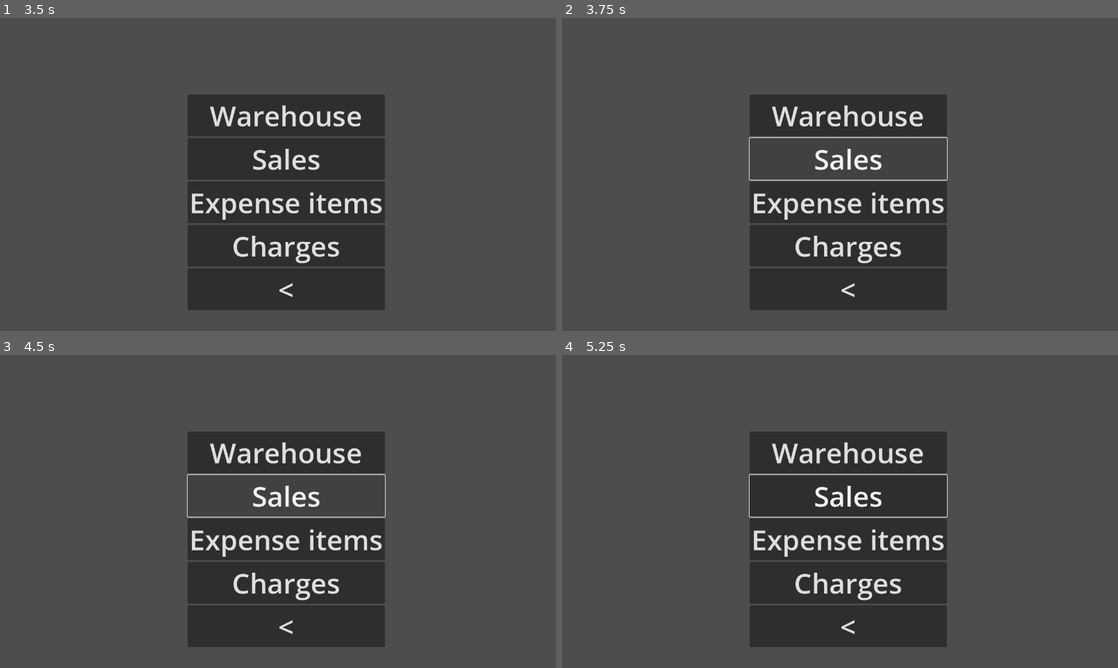
Above: before the commit, frames 1-4 (two rows, left to right).
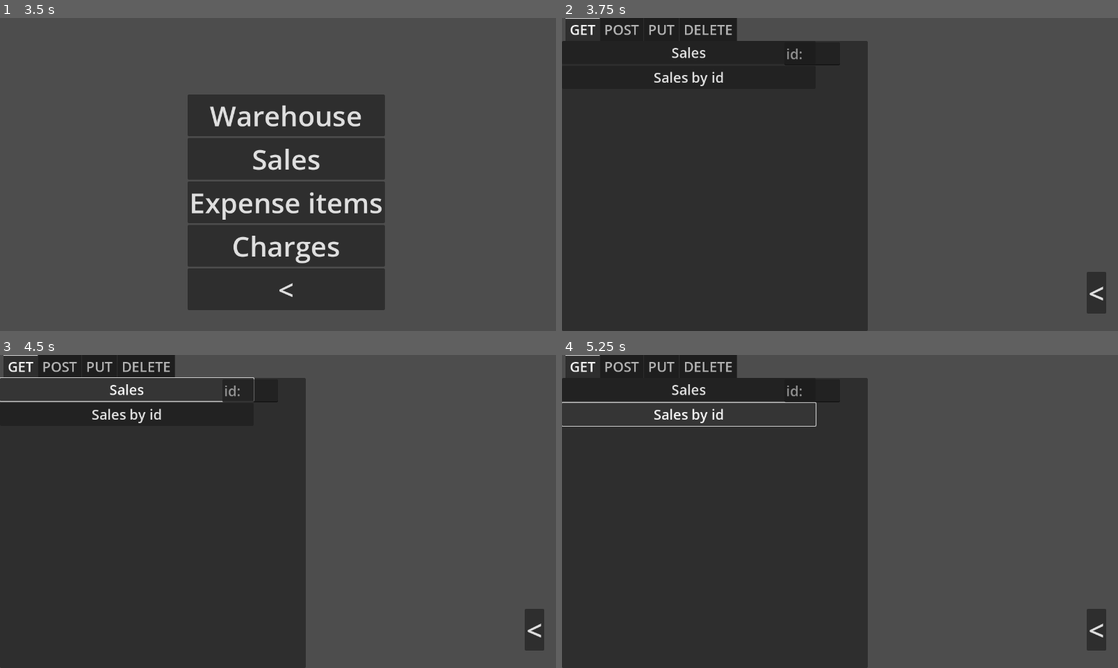
Above: after the commit, the same moments.

Repository: 0riginaln0/GuitarcollectorsClient
Game: Godot game, scene res://Scenes/StartWindow/StartWindow.tscn
Two runs of this game, one before a commit and one after it. Both use one fixed random seed, a clock stepped at 60 frames per second and the inputs below.
Inputs (mouse positions are in pixels of both pictures, inside the frame that each line leads up to):
- Up to frame 1 (3.5 s): click "Continue as a guest" at 0.5 s; click "Warehouse" at 1.25 s; click (261, 64) at 2.02 s; type "12" at 2.1 s; click (261, 89) at 2.25 s; type "Alex" at 2.33 s; click (261, 111) at 2.48 s; type "12" at 2.57 s; click "<" at 2.75 s
- Up to frame 2 (3.75 s): click "Sales" at 3.5 s
- Up to frame 3 (4.5 s): click "Sales" at 4.25 s
- Up to frame 4 (5.25 s): click (689, 414) at 5 s, where only the run after the commit has a clickable "Sales by id"

Frame 1 is identical in both runs. In frame 2, 49% of the frame differs, in the area x 0-98%, y 0-100%; in frame 3, 46%; in frame 4, 47%.

Commit message:
sales api 100% covered

Diff:
--- /dev/null
+++ b/Scenes/RequestsWindow/Categories/Sales.gd
@@ -0,0 +1,102 @@
+extends Control
+
+
+func _on_sales_button_up() -> void:
+	var url = ("http://localhost:8080/api/sales/")
+	$Request.get_request(url)
+
+
+func _on_sales_by_id_button_up() -> void:
+	var url = ("http://localhost:8080/api/sales/" + $TabContainer/GET/SaleId.text)
+	$Request.get_request(url)
+
+
+func _on_add_sale_button_up() -> void:
+	var url = ("http://localhost:8080/api/sales/")
+	var json = {
+		"quantity": $TabContainer/POST/Quantity.text,
+		"warehouse": {
+			"id": $TabContainer/POST/ProductId.text
+		}
+	}
+	$Request.post_request(url, str(json))
+
+
+func _on_add_sale_percentage_discount_button_up() -> void:
+	var url = ("http://localhost:8080/api/sales/percentage-discount/" + $TabContainer/POST/PercentageDiscount.text)
+	var json = {
+		"quantity": $TabContainer/POST/Quantity.text,
+		"warehouse": {
+			"id": $TabContainer/POST/ProductId.text
+		}
+	}
+	$Request.post_request(url, str(json))
+
+
+func _on_add_sale_absolute_discount_button_up() -> void:
+	var url = ("http://localhost:8080/api/sales/absolute-discount/" + $TabContainer/POST/AbsoluteDiscount.text)
+	var json = {
+		"quantity": $TabContainer/POST/Quantity.text,
+		"warehouse": {
+			"id": $TabContainer/POST/ProductId.text
+		}
+	}
+	$Request.post_request(url, str(json))
+
+
+func _on_update_sale_button_up() -> void:
+	var url = ("http://localhost:8080/api/sales/" + $TabContainer/PUT/SaleId.text)
+	var json = {
+		"quantity": $TabContainer/PUT/Quantity.text,
+		"warehouse": {
+			"id": $TabContainer/PUT/ProductId.text
+		}
+	}
+	$Request.put_request(url, str(json))
+
+
+func _on_give_persentage_discount_button_up() -> void:
+	var url = ("http://localhost:8080/api/sales/" + $TabContainer/PUT/SaleId.text + "/percentage-discount/" + $TabContainer/PUT/PercentageDiscount.text)
+	$Request.put_request(url)
+
+
+func _on_give_absolute_discount_button_up() -> void:
+	var url = ("http://localhost:8080/api/sales/" + $TabContainer/PUT/SaleId.text + "/absolute-discount/" + $TabContainer/PUT/AbsoluteDiscount.text)
+	$Request.put_request(url)
+
+
+func _on_delete_sale_button_up() -> void:
+	var url = ("http://localhost:8080/api/sales/" + $TabContainer/DELETE/SaleId.text)
+	$Request.delete_request(url)
+
+
+func _on_button_button_up() -> void:
+	get_tree().change_scene_to_file("res://Scenes/RequestsWindow/ChooseCategory.tscn")
+
+
+func _on_request_response_ready() -> void:
+	$RichTextLabel.text = format_json(Response.get_response())
+
+func format_json(json_string: String) -> String:
+	var formatted_string: String = ""
+	var indent_level: int = 0
+	var in_quotes: bool = false
+
+	for i in range(json_string.length()):
+		var ch: String = json_string.substr(i, 1)
+		if ch == '"' and json_string.substr(i - 1, 1) != '\\':
+			in_quotes = not in_quotes
+		if not in_quotes:
+			if ch == '{' or ch == "[":
+				formatted_string += ch + '\n' + '\t'.repeat(indent_level + 1)
+				indent_level += 1
+			elif ch == '}' or ch ==']':
+				indent_level -= 1
+				formatted_string += '\n' + '\t'.repeat(indent_level) + ch
+			elif ch == ',':
+				formatted_string += ',' + '\n' + '\t'.repeat(indent_level)
+			else:
+				formatted_string += ch
+		else :
+			formatted_string += ch
+	return formatted_string
--- a/Scenes/RequestsWindow/Categories/Sales.tscn
+++ b/Scenes/RequestsWindow/Categories/Sales.tscn
@@ -1,4 +1,7 @@
-[gd_scene format=3 uid="uid://cdqonjlsoiiol"]
+[gd_scene load_steps=3 format=3 uid="uid://cvh4hqnyodxci"]
+
+[ext_resource type="Script" path="res://Scenes/RequestsWindow/Categories/Sales.gd" id="1_k3b6h"]
+[ext_resource type="PackedScene" uid="uid://dbt8fjrt4x517" path="res://Scenes/RequestsWindow/RequestPerformer.tscn" id="2_q3s0j"]
 
 [node name="Sales" type="Control"]
 layout_mode = 3
@@ -7,3 +10,235 @@
 anchor_bottom = 1.0
 grow_horizontal = 2
 grow_vertical = 2
+script = ExtResource("1_k3b6h")
+
+[node name="TabContainer" type="TabContainer" parent="."]
+layout_mode = 0
+offset_right = 704.0
+offset_bottom = 720.0
+theme_override_font_sizes/font_size = 32
+
+[node name="GET" type="TabBar" parent="TabContainer"]
+visible = false
+layout_mode = 2
+theme_override_font_sizes/font_size = 32
+
+[node name="VBoxContainer" type="VBoxContainer" parent="TabContainer/GET"]
+layout_mode = 0
+offset_right = 584.0
+offset_bottom = 667.0
+
+[node name="Sales" type="Button" parent="TabContainer/GET/VBoxContainer"]
+layout_mode = 2
+theme_override_font_sizes/font_size = 32
+text = "Sales"
+
+[node name="SalesById" type="Button" parent="TabContainer/GET/VBoxContainer"]
+layout_mode = 2
+theme_override_font_sizes/font_size = 32
+text = "Sales by id"
+
+[node name="SaleId" type="LineEdit" parent="TabContainer/GET"]
+layout_mode = 0
+offset_left = 512.0
+offset_top = 3.0
+offset_right = 579.063
+offset_bottom = 34.0
+theme_override_font_sizes/font_size = 32
+placeholder_text = "id:"
+expand_to_text_length = true
+
+[node name="POST" type="TabBar" parent="TabContainer"]
+visible = false
+layout_mode = 2
+theme_override_font_sizes/font_size = 32
+
+[node name="VBoxContainer" type="VBoxContainer" parent="TabContainer/POST"]
+layout_mode = 0
+offset_top = 56.0
+offset_right = 472.0
+offset_bottom = 720.0
+
+[node name="AddSale" type="Button" parent="TabContainer/POST/VBoxContainer"]
+layout_mode = 2
+theme_override_font_sizes/font_size = 32
+text = "Add sale"
+
+[node name="AddSalePercentageDiscount" type="Button" parent="TabContainer/POST/VBoxContainer"]
+layout_mode = 2
+theme_override_font_sizes/font_size = 32
+text = "Sell with persantage discount"
+
+[node name="AddSaleAbsoluteDiscount" type="Button" parent="TabContainer/POST/VBoxContainer"]
+layout_mode = 2
+theme_override_font_sizes/font_size = 32
+text = "Sell with absolute discount"
+
+[node name="Quantity" type="LineEdit" parent="TabContainer/POST"]
+layout_mode = 0
+offset_left = 488.0
+offset_top = 56.0
+offset_right = 666.0
+offset_bottom = 109.0
+theme_override_font_sizes/font_size = 32
+placeholder_text = "quantity:"
+expand_to_text_length = true
+
+[node name="ProductId" type="LineEdit" parent="TabContainer/POST"]
+layout_mode = 0
+offset_left = 488.0
+offset_top = 120.0
+offset_right = 695.0
+offset_bottom = 173.0
+theme_override_font_sizes/font_size = 32
+placeholder_text = "product id:"
+expand_to_text_length = true
+
+[node name="AbsoluteDiscount" type="LineEdit" parent="TabContainer/POST"]
+layout_mode = 0
+offset_left = 368.0
+offset_top = 264.0
+offset_right = 692.0
+offset_bottom = 317.0
+theme_override_font_sizes/font_size = 32
+placeholder_text = "absolute discount:"
+expand_to_text_length = true
+
+[node name="PercentageDiscount" type="LineEdit" parent="TabContainer/POST"]
+layout_mode = 0
+offset_left = 368.0
+offset_top = 320.0
+offset_right = 585.0
+offset_bottom = 373.0
+theme_override_font_sizes/font_size = 32
+placeholder_text = "% discount:"
+expand_to_text_length = true
+
+[node name="PUT" type="TabBar" parent="TabContainer"]
+visible = false
+layout_mode = 2
+theme_override_font_sizes/font_size = 32
+
+[node name="VBoxContainer" type="VBoxContainer" parent="TabContainer/PUT"]
+layout_mode = 0
+offset_top = 48.0
+offset_right = 576.0
+offset_bottom = 720.0
+
+[node name="UpdateSale" type="Button" parent="TabContainer/PUT/VBoxContainer"]
+layout_mode = 2
+theme_override_font_sizes/font_size = 32
+text = "Update sale"
+
+[node name="GivePersentageDiscount" type="Button" parent="TabContainer/PUT/VBoxContainer"]
+layout_mode = 2
+theme_override_font_sizes/font_size = 32
+text = "Give % discount"
+
+[node name="GiveAbsoluteDiscount" type="Button" parent="TabContainer/PUT/VBoxContainer"]
+layout_mode = 2
+theme_override_font_sizes/font_size = 32
+text = "Give absolute discount"
+
+[node name="SaleId" type="LineEdit" parent="TabContainer/PUT"]
+layout_mode = 0
+offset_left = 488.0
+offset_top = 256.0
+offset_right = 555.063
+offset_bottom = 287.0
+theme_override_font_sizes/font_size = 32
+placeholder_text = "sale id:"
+expand_to_text_length = true
+
+[node name="Quantity" type="LineEdit" parent="TabContainer/PUT"]
+layout_mode = 0
+offset_left = 488.0
+offset_top = 320.0
+offset_right = 616.0
+offset_bottom = 373.0
+theme_override_font_sizes/font_size = 32
+placeholder_text = "quanity:"
+expand_to_text_length = true
+
+[node name="ProductId" type="LineEdit" parent="TabContainer/PUT"]
+layout_mode = 0
+offset_left = 488.0
+offset_top = 392.0
+offset_right = 695.0
+offset_bottom = 445.0
+theme_override_font_sizes/font_size = 32
+placeholder_text = "product id:"
+expand_to_text_length = true
+
+[node name="AbsoluteDiscount" type="LineEdit" parent="TabContainer/PUT"]
+layout_mode = 0
+offset_left = 336.0
+offset_top = 456.0
+offset_right = 660.0
+offset_bottom = 509.0
+theme_override_font_sizes/font_size = 32
+placeholder_text = "absolute discount:"
+expand_to_text_length = true
+
+[node name="PercentageDiscount" type="LineEdit" parent="TabContainer/PUT"]
+layout_mode = 0
+offset_left = 344.0
+offset_top = 520.0
+offset_right = 561.0
+offset_bottom = 573.0
+theme_override_font_sizes/font_size = 32
+placeholder_text = "% discount:"
+expand_to_text_length = true
+
+[node name="DELETE" type="TabBar" parent="TabContainer"]
+layout_mode = 2
+theme_override_font_sizes/font_size = 32
+
+[node name="VBoxContainer" type="VBoxContainer" parent="TabContainer/DELETE"]
+layout_mode = 0
+offset_top = 56.0
+offset_right = 576.0
+offset_bottom = 720.0
+
+[node name="DeleteSale" type="Button" parent="TabContainer/DELETE/VBoxContainer"]
+layout_mode = 2
+theme_override_font_sizes/font_size = 32
+text = "Delete sale"
+
+[node name="SaleId" type="LineEdit" parent="TabContainer/DELETE"]
+layout_mode = 0
+offset_left = 528.0
+offset_top = 56.0
+offset_right = 595.063
+offset_bottom = 87.0
+theme_override_font_sizes/font_size = 32
+placeholder_text = "id:"
+
+[node name="RichTextLabel" type="RichTextLabel" parent="."]
+layout_mode = 0
+offset_left = 704.0
+offset_right = 1280.0
+offset_bottom = 720.0
+
+[node name="Button" type="Button" parent="."]
+layout_mode = 0
+offset_left = 1208.0
+offset_top = 584.0
+offset_right = 1253.0
+offset_bottom = 680.0
+theme_override_font_sizes/font_size = 64
+text = "<"
+
+[node name="Request" parent="." instance=ExtResource("2_q3s0j")]
+
+[connection signal="button_up" from="TabContainer/GET/VBoxContainer/Sales" to="." method="_on_sales_button_up"]
+[connection signal="button_up" from="TabContainer/GET/VBoxContainer/SalesById" to="." method="_on_sales_by_id_button_up"]
+[connection signal="button_up" from="TabContainer/POST/VBoxContainer/AddSale" to="." method="_on_add_sale_button_up"]
+[connection signal="button_up" from="TabContainer/POST/VBoxContainer/AddSalePercentageDiscount" to="." method="_on_add_sale_percentage_discount_button_up"]
+[connection signal="button_up" from="TabContainer/POST/VBoxContainer/AddSaleAbsoluteDiscount" to="." method="_on_add_sale_absolute_discount_button_up"]
+[connection signal="button_up" from="TabContainer/PUT/VBoxContainer/UpdateSale" to="." method="_on_update_sale_button_up"]
+[connection signal="button_up" from="TabContainer/PUT/VBoxContainer/GivePersentageDiscount" to="." method="_on_give_persentage_discount_button_up"]
+[connection signal="button_up" from="TabContainer/PUT/VBoxContainer/GiveAbsoluteDiscount" to="." method="_on_give_absolute_discount_button_up"]
+[connection signal="button_up" from="TabContainer/DELETE/VBoxContainer/DeleteSale" to="." method="_on_delete_sale_button_up"]
+[connection signal="button_up" from="Button" to="." method="_on_button_button_up"]
+[connection signal="response_ready" from="Request" to="." method="_on_request_response_ready"]
--- a/Scenes/RequestsWindow/ChooseCategory.gd
+++ b/Scenes/RequestsWindow/ChooseCategory.gd
@@ -2,20 +2,15 @@
 
 func _on_warehouse_button_up() -> void:
 	get_tree().change_scene_to_file("res://Scenes/RequestsWindow/Categories/Warehouse.tscn")
-	pass
 
 func _on_sales_button_up() -> void:
-	#get_tree().change_scene_to_file("")
-	pass # Replace with function body.
+	get_tree().change_scene_to_file("res://Scenes/RequestsWindow/Categories/Sales.tscn")
 
 func _on_expense_items_button_up() -> void:
 	get_tree().change_scene_to_file("res://Scenes/RequestsWindow/Categories/ExpenseItems.tscn")
-	pass # Replace with function body.
 
 func _on_charges_button_up() -> void:
 	get_tree().change_scene_to_file("res://Scenes/RequestsWindow/Categories/charges.tscn")
-	pass # Replace with function body.
-
 
 func _on_back_button_up() -> void:
 	get_tree().change_scene_to_file("res://Scenes/StartWindow/StartWindow.tscn")
--- a/Scenes/RequestsWindow/RequestPerformer.gd
+++ b/Scenes/RequestsWindow/RequestPerformer.gd
@@ -9,9 +9,14 @@
 	var headers: PackedStringArray = ["Authorization: Bearer " + Jwt.get_token(), "Content-Type: application/json"]
 	$HTTPRequest.request(url, headers, HTTPClient.METHOD_POST, json)
 
-func put_request(url: String, json: String):
-	var headers: PackedStringArray = ["Authorization: Bearer " + Jwt.get_token(), "Content-Type: application/json"]
-	$HTTPRequest.request(url, headers, HTTPClient.METHOD_PUT, json)
+func put_request(url: String, json: String = "no json") -> void:
+	if json != "no json":
+		var headers: PackedStringArray = ["Authorization: Bearer " + Jwt.get_token(), "Content-Type: application/json"]
+		$HTTPRequest.request(url, headers, HTTPClient.METHOD_PUT, json)
+	else:
+		var headers: PackedStringArray = ["Authorization: Bearer " + Jwt.get_token(), "Content-Length: 0"]
+		$HTTPRequest.request(url, headers, HTTPClient.METHOD_PUT, "")
+
 
 func delete_request(url: String):
 	var headers: PackedStringArray = ["Authorization: Bearer " + Jwt.get_token()]
